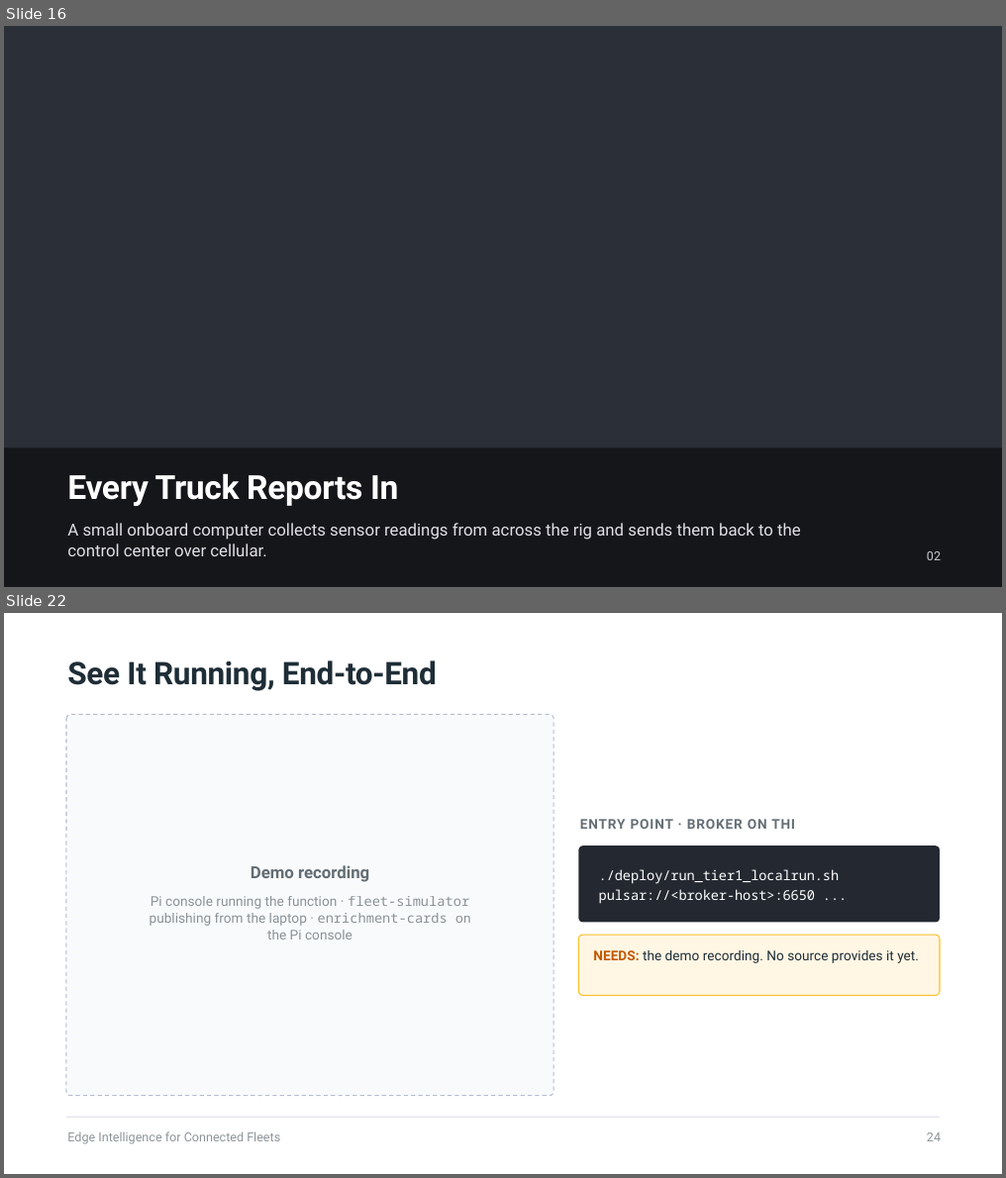
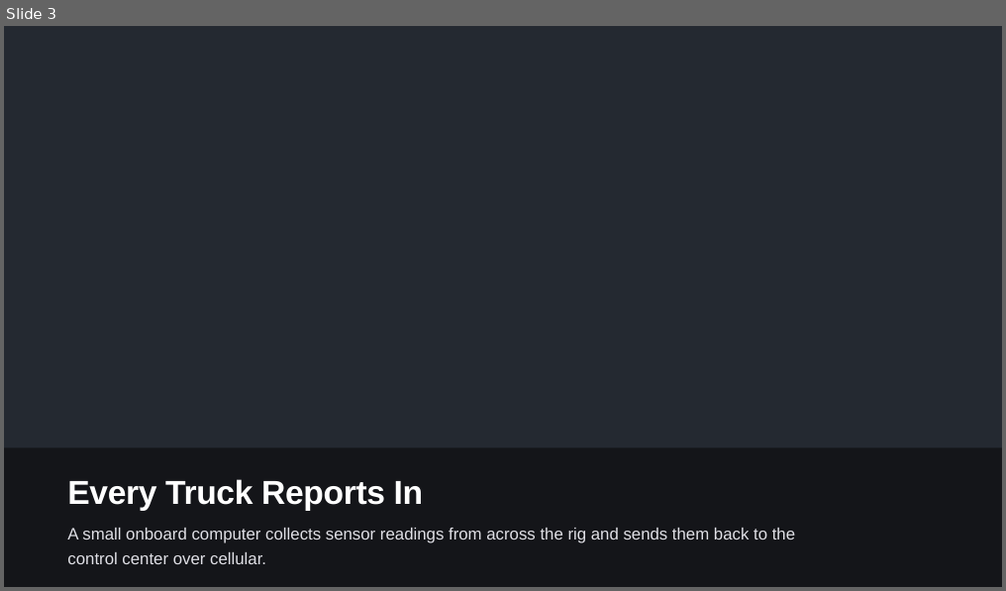
Before and after one commit to david-streamlio/fleet-trilogy, a slide deck: talks/talk1-edge-intelligence/slides/Edge-Intelligence-for-Connected-Fleets.pptx. Shown one above the other, each under a label of ours: slides 16 and 22 before the commit, slide 3 after it; the slides between them are not shown. The pictures are 1006x1178 and 1006x591 pixels, drawn with LibreOffice and Linux fonts; fonts in the diff are those of the drawing; background and template pictures are left out. Boxes give left, top, right and bottom in pixels: in the first picture for what was removed or moved away, otherwise in the second. Text is boxed around its words. In the diff, an @@ line names an element or a change of style, - is before the commit and + after.

```diff
--- a/talks/talk1-edge-intelligence/slides/Edge-Intelligence-for-Connected-Fleets.pptx
+++ b/talks/talk1-edge-intelligence/slides/Edge-Intelligence-for-Connected-Fleets.pptx
@@ slide 22 removed at (4,613,1002,1174), background #FFFFFF @@
@@ text removed at (67,661,437,691) @@
-See It Running, End-to-End
@@ rounded rectangle removed at (66,714,553,1095) @@
@@ text removed at (290,819,798,940) @@
-ENTRY POINT · BROKER ON THE PI
@@ rounded rectangle removed at (579,846,940,922) @@
@@ text removed at (251,865,369,882) @@
-Demo recording
@@ text removed at (599,869,840,904) @@
-./deploy/run_tier1_localrun.sh pulsar://<broker-host>:6650 ...
@@ text removed at (150,896,470,940) @@
-Pi console running the function · fleet-simulator publishing from the laptop · enrichment-cards on the Pi console
@@ rounded rectangle removed at (579,935,940,996) @@
@@ text removed at (593,951,919,963) @@
-NEEDS: the demo recording. No source provides it yet.
@@ rectangle removed at (66,1117,940,1118) @@
@@ text removed at (67,1132,280,1145) @@
-Edge Intelligence for Connected Fleets
@@ text removed at (927,1133,941,1142) @@
-24
@@ what was slide 16 is now slide 3 @@
@@ slide 3 changed as well @@
@@ rectangle removed at (4,26,1002,587) @@
@@ text "Every Truck Reports In" at (67,479,423,510): font Roboto to Arial; line spacing 0.81 to 0.96 @@
@@ text "A small onboard computer collects ..." at (67,528,795,565): font Roboto to Arial; line spacing 1.04 to 1.24 @@
@@ text removed at (927,552,941,561) @@
-02
```
Also in this commit, not shown: 18 other slides changed, 10 slides added, 6 other slides removed, 1 other file.
